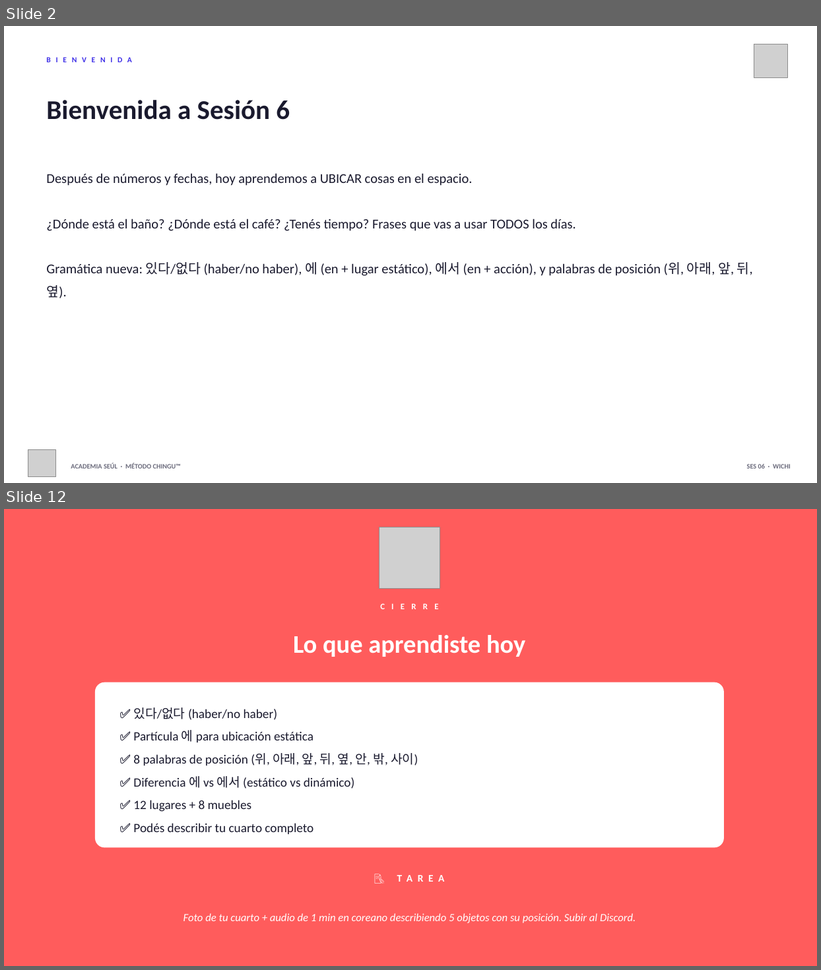
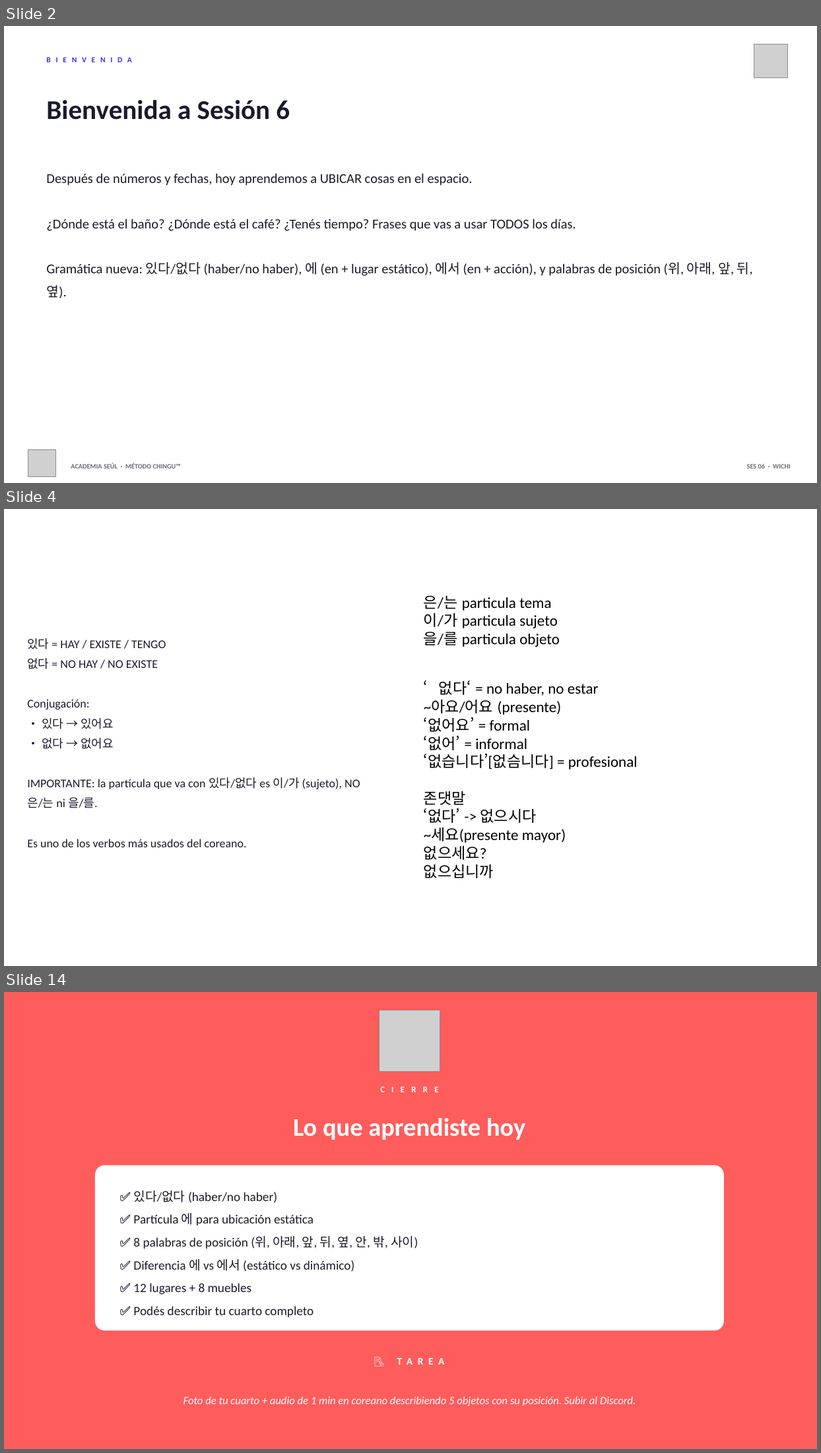
Before and after one commit to academiaseul/ACADEMIASEULWEB, a slide deck: A1_Nivel_1/06_Ubicacion/Sesion_06_Ubicacion.pptx. Shown one above the other, each under a label of ours: slides 2 and 12 before the commit, slides 2, 4 and 14 after it; the slides between them are not shown. The pictures are 821x970 and 821x1453 pixels, drawn with LibreOffice and Linux fonts; fonts in the diff are those of the drawing; grey boxes stand for pictures. Boxes give left, top, right and bottom in pixels: in the first picture for what was removed or moved away, otherwise in the second. Text is boxed around its words. In the diff, an @@ line names an element or a change of style, - is before the commit and + after.

```diff
--- a/A1_Nivel_1/06_Ubicacion/Sesion_06_Ubicacion.pptx
+++ b/A1_Nivel_1/06_Ubicacion/Sesion_06_Ubicacion.pptx
@@ slide 4 added at <box>4,509,817,966</box>, background #FFFFFF @@
@@ text added at <box>424,595,560,647</box>, 18 pt, text #000000 @@
+은/는 particula tema
+이/가 particula sujeto
+을/를 particula objeto
@@ text added at <box>27,638,360,848</box>, 14 pt, text #1A1A2E @@
+있다 = HAY / EXISTE / TENGO
+없다 = NO HAY / NO EXISTE
+Conjugación:
+• 있다 → 있어요
+• 없다 → 없어요
+IMPORTANTE: la partícula que va con 있다/없다 es 이/가 (sujeto), NO 은/는 ni 을/를.
+Es uno de los verbos más usados del coreano.
@@ text added at <box>424,681,638,879</box>, 18 pt, text #000000 @@
+‘없다‘ = no haber, no estar
+~아요/어요 (presente)
+‘없어요’ = formal
+‘없어’ = informal
+‘없습니다’[없슴니다] = profesional
+존댓말
+‘없다’ -> 없으시다
+~세요(presente mayor)
+없으세요?
+없으십니까
@@ what was slide 12 is now slide 14 @@
```
Also in this commit, not shown: 10 slides changed, 1 other slide added, 14 other files.
